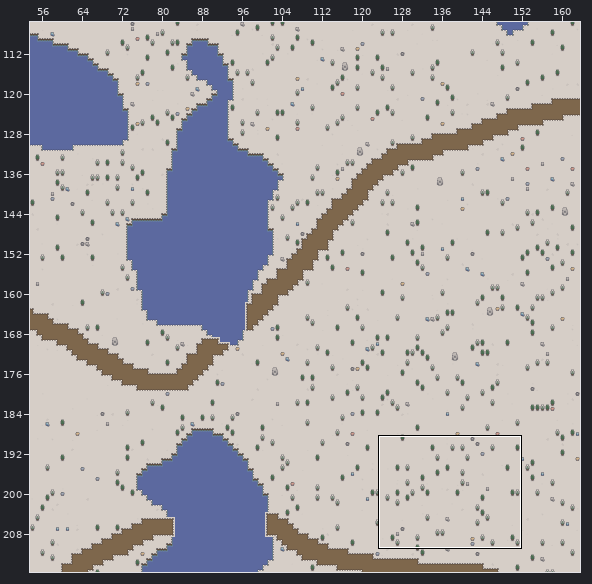
Tiled map (JSON) -- public/graphics/tilesets/biomes/tundra-map.tmj. The picture above shows the old version from afar; the outline marks the close-up.
Close-up. Before:
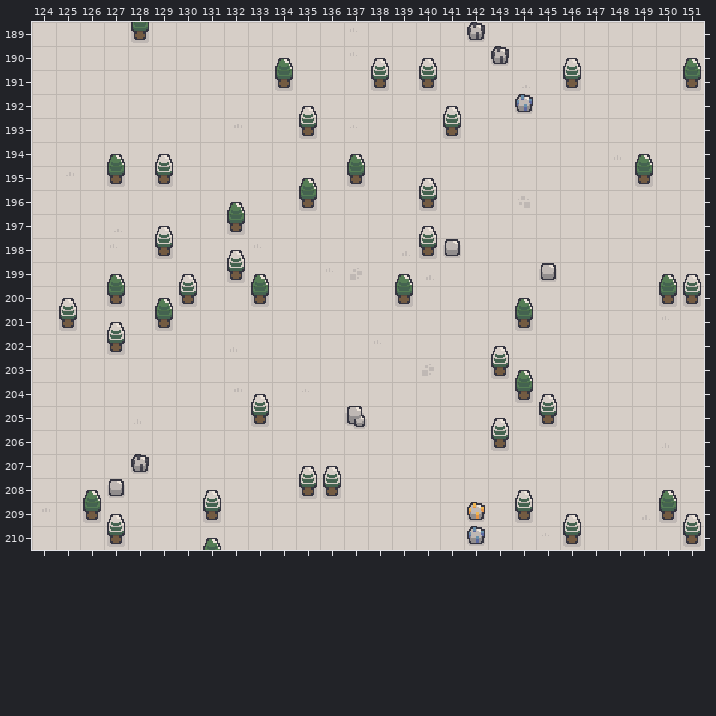
Cells are 16x16 px. Shown: x 124..151, y 189..210. The commit also changed other parts of the map, which this record leaves out.
And afterwards:
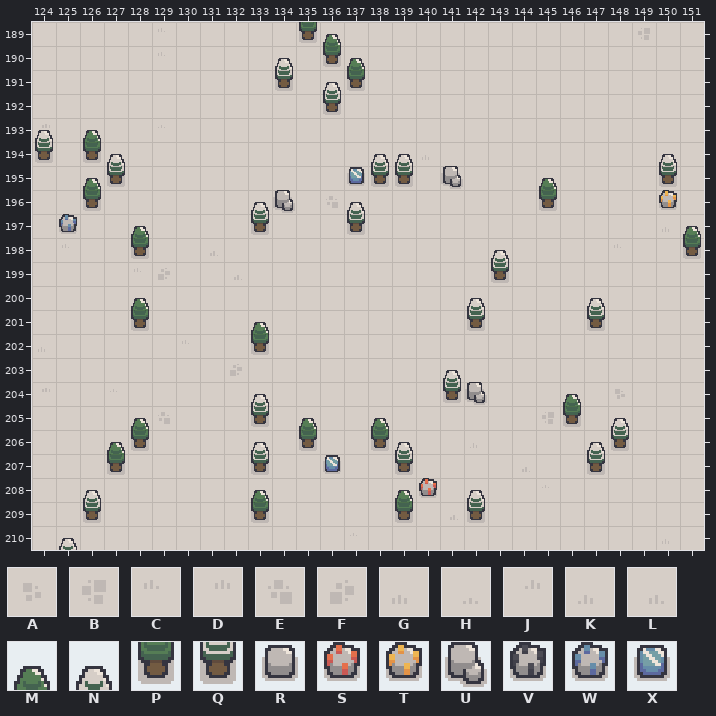
Key: from "tundra_": A 30, B 31, C 32, D 33, E 52, F 53, G 54, H 55, J 77, K 98, L 99; from "tundra_ [resources]": M 13, N 14, P 25, Q 26, R 40, S 41, T 42, U 52, V 53, W 54, X 70.
_ is an empty cell.
Tiles replaced or removed in this view: C, D, E, F, G, H, J, K, L, M, N, P, Q, R, T, U, V, W.
Changes in this commit:
Changed rows in their new state; . is an unchanged cell.
Layer "terrain props":
first column x 124:
189 .........................B.
190 ............._.............
191 ............H......._......
193 D......._..................
194 ................G......._..
195 ._.........................
196 ............E......._......
197 ..._......................G
198 .......L......._...........
199 .....F..L...._.._..........
201 ..................C........
202 G......._..................
203 ........F......._..........
204 D......._...............A..
205 ...._E......._.......B.....
206 ..................K......._
207 ....................L......
209 _................L......._.
210 ..........................G
Layer "structure":
first column x 124:
189 ...._......P......_.........
190 ............P......_........
191 ..........Q..P_._....._...._
192 ............Q......._.......
193 ..........._....._..........
194 Q.P.........................
195 ...Q._.......XQQ.U......._Q.
196 ..P.......U_...._....P....T.
197 .W......_Q...Q..............
198 ....P_..........__.........P
199 ........_..........Q._......
200 ..._.._.._....._..........__
201 ._..P_............Q._..Q....
202 ..._.....P..................
203 ..................._........
204 .................QU._.......
205 ............._......._P.....
206 ....P......P..P...._....Q...
207 ...P_....Q..X..Q.......Q....
208 ..._.......__...S...........
209 ..Q...._.P.....P..Q._....._.
210 ..._.............._..._...._
Layer "structure props":
first column x 124:
189 ............M...............
190 ..........N..M_._....._...._
191 ............N...............
192 ..........._....._..........
193 N.M.........................
194 ...N._......._NN........._N.
195 ..M........_...._....M......
196 ........_N...N..............
197 ....M_.........._..........M
198 ........_..........N........
199 ..._.._.._....._..........__
200 ._..M_............N._..N....
201 ..._.....M..................
202 ..................._........
203 .................N.._.......
204 ....................._M.....
205 ....M......M..M...._....N...
206 ...M.....N.....N.......N....
207 ...........__...............
208 ..N...._.M.....M..N._....._.
209 ..._.................._...._
210 .N....._....................
Pixel boxes of the changes (left, top, right, bottom) in both close-ups:
changed: (35, 22, 701, 550)
